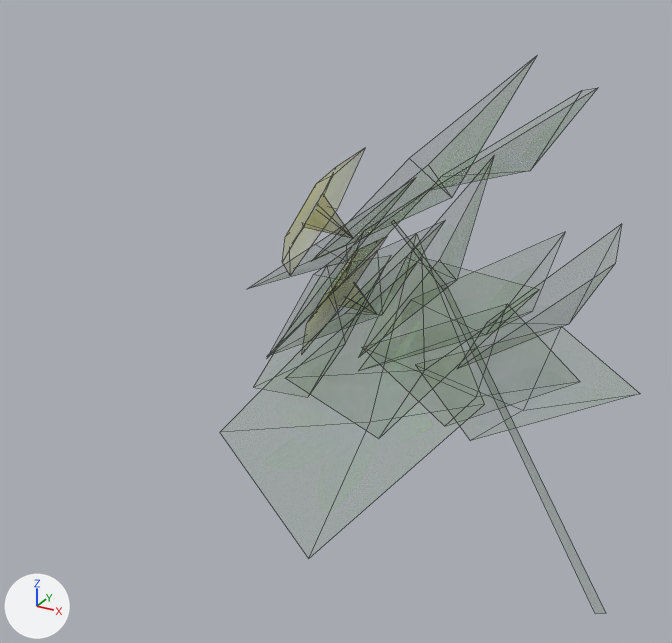
The FBX model Assets/Models/flower_01.fbx as it was, and as the next commit left it.
One viewpoint serves both versions: a 50 mm camera at (0.178, -0.374, 0.396) aimed at (-0.027, -0.001, 0.21). The axes (+X, +Y, +Z) are drawn at lower left. The lights are the same throughout. Mesh edges are drawn as thin lines.

In view in the first picture: 'F_foliageplant_09_LOD0_01.000'.
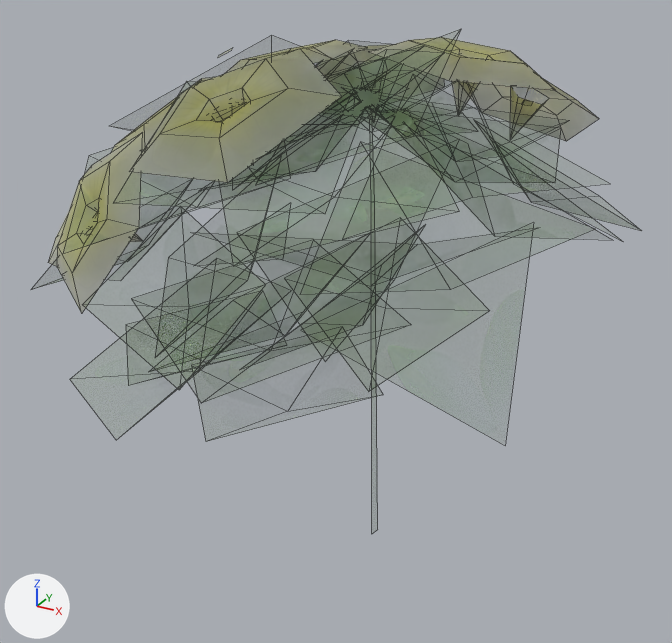
Commit message: updated flower models

ob_furniture_foliageplant_09_lod0 is not drawn itself; it is the parent of ob_f_foliageplant_09_lod0_01_000.

Boxes (x1, y1, x2, y2) around the edits, measured in the pictures (672 x 643 px; the box of a moved part takes in the faces that stretch with it):
'F_foliageplant_09_LOD0_01.000', reshaped, moved, turned
    before: (282, 148, 483, 430)
    after: (48, 37, 599, 365)
part 1 of me_untitled_007, moved or reshaped
    before: (282, 148, 365, 275)
    after: (48, 150, 143, 267)
part 2 of me_untitled_007, moved or reshaped
    before: (302, 236, 387, 354)
    after: (129, 49, 342, 183)
part 3 of me_untitled_007, added
    after: (316, 45, 444, 112)
part 4 of me_untitled_007, added
    after: (57, 132, 143, 313)
part 5 of me_untitled_007, added
    after: (111, 77, 215, 153)
part 6 of me_untitled_007, added
    after: (225, 40, 368, 74)
part 7 of me_untitled_007, added
    after: (369, 37, 555, 90)
part 8 of me_untitled_007, added
    after: (458, 79, 599, 141)
part 9 of me_untitled_007, built on
    before: (316, 283, 432, 430)
    after: (96, 48, 533, 365)

The change, as a diff of the scene's bpy script:
```diff
--- a/Assets/Models/flower_01.fbx.py
+++ b/Assets/Models/flower_01.fbx.py
@@ me_untitled_007 @@
 # used by ob_f_foliageplant_09_lod0_01_000; parent = ob_furniture_foliageplant_09_lod0; location = (44.41, 0.0, 6.982); rotation_euler = (-0.574, 1.146, -0.175), in degrees (-33, 66, -10)
-me_untitled_007.from_pydata(...)  # 103 vertices, 84 faces; spans x -15.7..9.3, y 9.1..36.9, z -15.9..5.8
+me_untitled_007.from_pydata(...)  # 344 vertices, 255 faces; spans x -16.7..11.4, y 9.1..35.4, z -12.4..13.8
+# me_untitled_007 part 1: the loose piece of 16 vertices spanning x -10.5..-4.2, y 28.2..33.7, z -9.5..-3.1 is multiplied about its middle by the matrix ((0.406, -0.341, 0.848), (-0.072, 0.913, 0.401), (-0.911, -0.224, 0.346)), then moved by (-6.1, -4.7, 10.9)
+# me_untitled_007 part 2: the loose piece of 16 vertices spanning x -6.4..0.1, y 23.9..29.3, z -14.9..-7.4 is multiplied about its middle by the matrix ((0.918, 0.546, 0.064), (-0.328, 0.643, -0.79), (-0.441, 0.658, 0.719)), then moved by (-0.2, 5.6, 17.7)
+# me_untitled_007 part 3: the loose piece of 16 vertices spanning x -10.5..-4.2, y 28.2..33.7, z -9.5..-3.1 is copied, and the copy is multiplied about its middle by the matrix ((0.102, 0.27, 1.154), (-1.0, 0.642, -0.062), (-0.637, -0.965, 0.282)), then moved by (3.2, 0.9, -0.5); it spans x -8.6..-0.3, y 29.1..33.7, z -10.7..-2.6
+# me_untitled_007 part 4: the loose piece of 16 vertices spanning x -10.5..-4.2, y 28.2..33.7, z -9.5..-3.1 is copied, and the copy is multiplied about its middle by the matrix ((-0.02, 0.022, 1.04), (0.334, 0.985, -0.014), (-0.985, 0.333, -0.026)), then moved by (-1.4, -3.1, 15.6); it spans x -12.1..-5.4, y 24.6..31.3, z 6.4..11.7
+# me_untitled_007 part 5: the loose piece of 16 vertices spanning x -10.5..-4.2, y 28.2..33.7, z -9.5..-3.1 is copied, and the copy is multiplied about its middle by the matrix ((0.798, 0.293, 0.698), (0.021, 1.005, -0.446), (-0.757, 0.337, 0.724)), then moved by (-1.7, -0.1, 10.3); it spans x -12.4..-5.5, y 28.4..33.2, z -0.3..7.6
+# me_untitled_007 part 6: the loose piece of 16 vertices spanning x -10.5..-4.2, y 28.2..33.7, z -9.5..-3.1 is copied, and the copy is multiplied about its middle by the matrix ((0.141, 0.42, 0.844), (-0.475, 0.769, -0.302), (-0.814, -0.376, 0.323)), then moved by (2.6, 2.4, 6.8); it spans x -8.6..-1.7, y 31.4..34.3, z -3.1..4.0
+# me_untitled_007 part 7: the loose piece of 16 vertices spanning x -10.5..-4.2, y 28.2..33.7, z -9.5..-3.1 is copied, and the copy is multiplied about its middle by the matrix ((-0.995, -0.395, 0.207), (-0.439, 0.782, -0.62), (0.076, -0.649, -0.872)), then moved by (10.1, 2.5, 3.9); it spans x -1.0..6.8, y 31.3..34.6, z -6.0..2.1
+# me_untitled_007 part 8: the loose piece of 16 vertices spanning x -10.5..-4.2, y 28.2..33.7, z -9.5..-3.1 is copied, and the copy is multiplied about its middle by the matrix ((-0.922, -0.356, 0.208), (-0.318, 0.288, -0.914), (0.263, -0.9, -0.375)), then moved by (11.1, 0.0, -1.4); it spans x 0.2..7.5, y 28.8..33.2, z -10.3..-4.2
+# me_untitled_007 part 9: 10 vertices removed from x -15.7..-2.4, y 17.1..31.1, z -10.4..5.4; 130 vertices added at x -13.9..11.0, y 21.0..34.7, z -12.0..13.8
 me_untitled_007.materials.append(mat_f_foliageplant_09_00_mt)
@@ ob_furniture_foliageplant_09_lod0 @@
 ob_furniture_foliageplant_09_lod0 = bpy.data.objects.new('Furniture_foliageplant_09_LOD0', None)
-ob_furniture_foliageplant_09_lod0.location = (-0.295, 0.0532, 0.0)
+ob_furniture_foliageplant_09_lod0.location = (0.0, 0.0, 0.0)
 ob_furniture_foliageplant_09_lod0.rotation_euler = (1.571, 0.0, 0.0)  # degrees (90, 0, 0)
@@ ob_f_foliageplant_09_lod0_01_000 @@
 ob_f_foliageplant_09_lod0_01_000.parent = ob_furniture_foliageplant_09_lod0
-ob_f_foliageplant_09_lod0_01_000.location = (44.41, 0.0, 6.982)
-ob_f_foliageplant_09_lod0_01_000.rotation_euler = (-0.574, 1.146, -0.175)  # degrees (-33, 66, -10)
+ob_f_foliageplant_09_lod0_01_000.location = (0.0, 0.0, 0.0)
```
